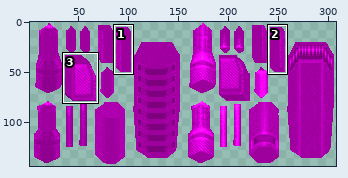
Two states of a sprite sheet, qw/textures/models/g_light_0.png. The picture above shows the old version from afar; the outline marks the close-up.
Close-up. Earlier state:
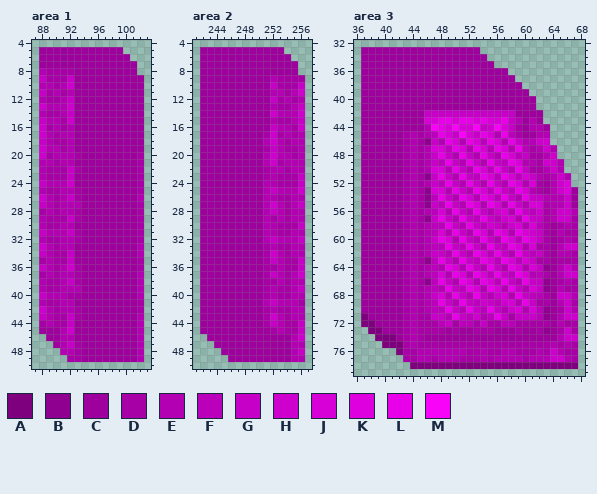
The file is 308x144 pixels. Colours within 5 levels of each other are drawn and written as one. Shown: area 1: x 87..103, y 4..50; area 2: x 241..257, y 4..50; area 3: x 36..68, y 32..79. The wide view leaves out empty margins. The commit also changed other parts of the picture, which this record leaves out.
Palette (. is transparent): A #7f007f  B #900090  C #9d009d  D #a600a6  E #b300b3  F #bb00bb  G #c600c6  H #ce00ce  J #d700d7  K #de00de  L #e801e8  M #f802f8
Pixels before, area 1, first column x 88:
 5 CCCCCCCCCCCC...
 6 CCCCCCCCCCCCC..
 7 CCCCCCCCCCCCCC.
 8 EDDDDCCCCCCCCC.
 9 GDDDGCCCCCCCCCC
10 EEDEHCCCCCCCCCC
11 GDEDECCCCCCCCCC
12 EDDEGCCCCCCCCCC
13 HEEEHCCCCCCCCCC
14 EDDEGCCCCCCCCCC
15 GEEDHCCCCCCCCCC
16 HDEDECCCCCCCCCC
17 HEDEECCCCCCCCCC
18 GEDDECCCCCCCCCC
19 HEEDECCCCCCCCCC
20 HDEEEDCCCCCCCCD
21 EEDEECCCCCCCCCD
22 EDDDGDCCCCCCCCD
23 EDDDGCCCCCCCCCD
24 GEEEHCCCCCCCCCD
25 EDDEEDCCCCCCCCD
26 HEDEGDCCCCCCCCE
27 GEDEEECCCCCCCCD
28 DEDEEDCCCCCCCCD
29 EDDDGDCCCCCCCCD
30 EDDEECCCCCCCCCD
31 GEEEGDCCCCCCCCD
32 EDDEEDCCCCCCCCD
33 HEDEECCCCCCCCCE
34 GEDDGCCCCCCCCCE
35 DEDDGCCCCCCCCCD
36 GEDEHDCCCCCCCCD
37 DEDEEDCCCCCCCCE
38 EDDEGDCCCCCCCCE
39 EDDEEECCCCCCCCE
40 GEEEDDCCCCCCCCE
41 EDDEECCCCCCCCCD
42 HEDEEDCCCCCCCCD
43 GEDDGDCCCCCCCCE
44 DEDDGCCCCCCCCCE
45 CCCEHCCCCCCCCCE
46 .CCEECCCCCCCCCE
47 ..CEGDCCCCCCCCE
48 ...EEDCCCCCCCCE
49 ....DDCCCCCCCCE
Pixels before, area 2, first column x 242:
 5 CCCCCCCCCCCC...
 6 CCCCCCCCCCCCC..
 7 CCCCCCCCCCCCCC.
 8 CCCCCCCCCCCCCC.
 9 CCCCCCCCCCEDDDD
10 CCCCCCCCCCGDDDG
11 CCCCCCCCCCEEDEH
12 CCCCCCCCCCGDEDE
13 CCCCCCCCCCEDDEG
14 CCCCCCCCCCHEEEH
15 CCCCCCCCCCEDDEG
16 CCCCCCCCCCGEEDH
17 CCCCCCCCCDHDEDE
18 CCCCCCCCCEHEDEE
19 CCCCCCCCCDGEDDE
20 CCCCCCCCCEHEEDE
21 CCCCCCCCCEHDEEE
22 CCCCCCCCCDEEDEE
23 CCCCCCCCCDEDDDG
24 CCCCCCCCCEEDDDG
25 CCCCCCCCCEGEEEH
26 CCCCCCCCCEEDDEE
27 CCCCCCCCCEHEDEG
28 CCCCCCCCCEGEDEE
29 CCCCCCCCCEDEDEE
30 CCCCCCCCCEEDDDG
31 CCCCCCCCCEEDDEE
32 CCCCCCCCCEGEEEG
33 CCCCCCCCCDEDDEE
34 CCCCCCCCCDHEDEE
35 CCCCCCCCCDGEDDG
36 CCCCCCCCCDDEDDG
37 CCCCCCCCCDGEDEH
38 CCCCCCCCCDDEDEE
39 CCCCCCCCCDEDDEG
40 CCCCCCCCCDEDDEE
41 CCCCCCCCCEGEEED
42 CCCCCCCCCDEDDEE
43 CCCCCCCCCDHEDEE
44 CCCCCCCCCDGEDDG
45 CCCCCCCCCCDEDDG
46 .CCCCCCCCCCCCEH
47 ..CCCCCCCCCCCEE
48 ...CCCCCCCCCCEG
49 ....CCCCCCCCCEE
Pixels before, area 3, first column x 37:
33 CCCCCCCCCCCCCCCCC..............
34 CCCCCCCCCCCCCCCCCC.............
35 CCCCCCCCCCCCCCCCCCC............
36 CCCCCCCCCCCCCCCCCCCCC..........
37 CCCCCCCCCCCCCCCCCCCCCC.........
38 CCCCCCCCCCCCCCCCCCCCCCC........
39 CCCCCCCCCCCCCCCCCCCCCCCC.......
40 CCCCCCCCCCCCCCCCCCCCCCCCC......
41 CCCCCCCCCCCCCCCCCCCCCCCCC......
42 CCCCCCCCCGGGGGGGGGGGGGCCCC.....
43 CCCCCCCCCJJLLJLLJLJJLGECEC.....
44 CCCCCCCCCEMLJMJJMGHMJGDCEEC....
45 CCCCCCDEDEFLJGMJGLJELFDCCEE....
46 CCCCCCDEDBGELJELJFLJELGEEHH....
47 CCCCCCDEDEJJFLJELJELJELFDEHE...
48 CCCCCCDEDEGLGELGELGELJFGDDEH...
49 CCCCCCDEDEGFLGELGELGFLJEEDHHE..
50 CCCCCCDEDEJJELGELJFLGELGDDEHE..
51 CCCCCCDEDBGLGELGFLJFLJFJGEDEHE.
52 CCCCCCDEDEGFLGELGELGELJEJDCEHK.
53 CCCCCCDEDBJJELGELJFLGFLJEDCEHKC
54 CCCCCCDEDBFLGELJELJFLGELGGEEEHC
55 CCCCCCDEDBGFLGELJELJELGEJJDEEHC
56 CCCCCCDEDEFJELGELGEHJELGFHDEHHE
57 CCCCCCDEDBGLGELGFLGFHJELGGDEHHD
58 CCCCCCDEDEFFLGELGFHGEHJEJFDCDED
59 CCCCCCDEDEFJELGELJELJELJHGDCEDD
60 CCCCCCDEDEGLJELGELGELJFLJGDCDED
61 CCCCCCDEDEFFLGFLGELGFLJEJDDCEHH
62 CCCCCCDEDEGGELGELJFLGELGFGDCEED
63 CCCCCCDEDBFLGELGFLJFLJFJGDDCDDD
64 CCCCCCDEDEFELJELGELGELJEJGBCEHE
65 CCCCCCDEDEFJELJELJFLGFLJEFDCEHH
66 CCCCCCDEDBFLGELJELJFLGELGGBCDED
67 CCCCCCDEDEFELGFLJELJELGEJGBCEDD
68 CCCCCCDEDEGJELGELGEHJELGFFDCHHE
69 CCCCCCDEDEFLGELGFHGFHJELGDDCEHD
70 CCCCCCDEDEFFLGELGFLGEHJEJFBCDHE
71 ACCCCCDEDDGGELGFHEFLGDGGGFBCEHH
72 AACCCCDEDDDFGDFFDGDDFFDDDDDCEDD
73 .AACCCDEDDDDCDCCDDDCCCDCCDBCDHD
74 ..AAACDEDCCCCCCCCCCCCCCCCCCCEHH
75 ...AAADEDDDDDDDDDDDDDDDDDDDEDED
76 .....ADDEEEEEEEDDEDDEEDDDEDHEDD
77 ......DDEEDEEEDDDEDEEEEDEEEHHED
78 .......AAAAAAAAAAAAAAAAAAAAAAAA
New version:
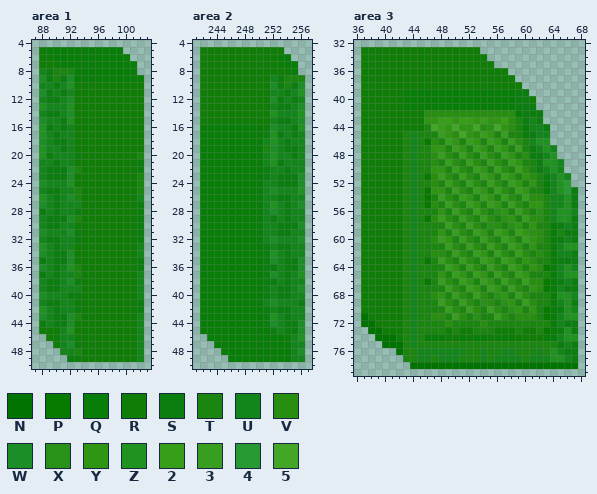
Colours new in this view: N #007300  P #077a00  Q #077e07  R #0f7e07  S #0b7e0f  T #1b860f  U #13861b  V #278e0f  W #1b8e27  X #279217  Y #2f9613  Z #1f921f  2 #379e17  3 #379e1f  4 #279a33  5 #43a627
Difference:
Changed rows in their new state; - is an unchanged pixel.
Area 1:
first column x 88:
 5 RQQQQQQQQQQQ---
 6 RRQQQQQQQQQQQ--
 7 RRRQQQQQQQQQQQ-
 8 USTTTQQQQQQQQQ-
 9 WSTSWQQQQQQQQQQ
10 UUSUZRRRRRRRRRR
11 WSUSURRRRRRRRRR
12 USSUWRRRRRRRRRR
13 ZUUUZRRRRRRRRRR
14 USSUWRRRRRRRRRR
15 WUUSZRRRRRRRRRR
16 ZSUSURRRRRRRRRR
17 ZUSUURRRRRRRRRR
18 WUSSURRRRRRRRRR
19 ZUUSURRRRRRRRRR
20 ZSUUUSRRRRRRRRT
21 UUSUURRRRRRRRRS
22 USSSWTRRRRRRRRS
23 USSSWRRRRRRRRRT
24 WUUUZRRRRRRRRRT
25 USSUUTRRRRRRRRT
26 ZUSUWTRRRRRRRRU
27 WUSUUURRRRRRRRS
28 SUSUUSRRRRRRRRS
29 USSSWTRRRRRRRRS
30 USSUURRRRRRRRRS
31 WUUUWSRRRRRRRRS
32 USSUUSRRRRRRRRS
33 ZUSUURRRRRRRRRU
34 WUSSWRRRRRRRRRU
35 SUSSWRRRRRRRRRS
36 WUSUZTRRRRRRRRS
37 SUSUUTRRRRRRRRU
38 USSUWSRRRRRRRRU
39 USSUUURRRRRRRRU
40 WUUUSSRRRRRRRRU
41 USSUURRRRRRRRRS
42 ZUSUUSRRRRRRRRS
43 WUSSWTRRRRRRRRU
44 SUSSWRRRRRRRRRU
45 RRRUZRRRRRRRRRU
46 -RRUURRRRRRRRRU
47 --RUWSRRRRRRRRU
48 ---UUTRRRRRRRRU
49 ----SSRRRRRRRRU
Area 2:
first column x 242:
 5 RRRRRRRRRRRR---
 6 RRRRRRRRRRRQQ--
 7 RRRRRRRRRRRRQQ-
 8 RRRRRRRRRRRRRQ-
 9 RRRRRRRRRRUSTTT
10 RRRRRRRRRRWSTSW
11 RRRRRRRRRRUUSUZ
12 RRRRRRRRRRWSUSU
13 RRRRRRRRRRUSSUW
14 RRRRRRRRRRZUUUZ
15 RRRRRRRRRRUSSUW
16 QQQQQQQQQRWUUSZ
17 QQQQQQQQQSZSUSU
18 QQQQQQQQQUZUSUU
19 QQQQQQQQQTWUSSU
20 QQQQQQQQQUZUUSU
21 QQQQQQQQQUZSUUU
22 QQQQQQQQQSUUSUU
23 QQQQQQQQQSUSSSW
24 QQQQQQQQQUUSSSW
25 QQQQQQQQQUWUUUZ
26 QQQQQQQQQUUSSUU
27 QQQQQQQQQUZUSUW
28 QQQQQQQQQUWUSUU
29 QQQQQQQQQUSUSUU
30 QQQQQQQQQUUSSSW
31 QQQQQQQQQUUSSUU
32 QQQQQQQQQUWUUUW
33 QQQQQQQQQSUSSUU
34 QQQQQQQQQSZUSUU
35 QQQQQQQQQSWUSSW
36 QQQQQQQQQSSUSSW
37 QQQQQQQQQSWUSUZ
38 QQQQQQQQQSSUSUU
39 QQQQQQQQQSUSSUW
40 QQQQQQQQQSUSSUU
41 QQQQQQQQQUWUUUS
42 QQQQQQQQQSUSSUU
43 QQQQQQQQQSZUSUU
44 QQQQQQQQQSWUSSW
45 QQQQQQQQQQSUSSW
46 -QQQQQQQQQQQRUZ
47 --QQQQQQQQQQQUU
48 ---QQQQQQQQQQUW
49 ----QQQQQQQQQUU
Area 3:
first column x 37:
33 RRRRRRRRRRRRRRRRR--------------
34 RRRRRRRRRRRRRRRRRR-------------
35 RRRRRRRRRRRRRRRRRRR------------
36 RRRRRRRRRRRRRRRRRRRRR----------
37 RRRRRRRRRRRRRRRRRRRRRR---------
38 RRRRRRRRRRRRRRRRRRRRRRR--------
39 RRRRRRQQQQQQQQQQQQQQQQSS-------
40 RRRRRRQQQQQQQQQQQQQQQQSSR------
41 RRRRRRQQQQQQQQQQQQQQQQSSS------
42 RRRRRRRRRVVVVVVVVVVVVVQSSS-----
43 RRRRRRRRRYY22Y22Y2YY2VTSUS-----
44 RRRRRRRRRT52Y5YY5VX5YVTQUUS----
45 RRRRRRTUTTT3YV5YV3YT3TTQSUU----
46 RRRRRRTUTPVT3YT3YT3YT3VTUZZ----
47 RRRRRRTUTTYYT3YT3YT3YT3TSUZU---
48 RRRRRRTUTTV3VT3VT3VT3YTVSSUZ---
49 RRRRRRTUTTVT3VT3VT3VT3YTTSZZU--
50 RRRRRRTUTTYYT3VT3YT3VT3VTSUZU--
51 RRRRRRTUTPV3VT3VT3YT3YTYVTSUZU-
52 RRRRRRTUTTVT3VT3VT3VT3YTYTQUZ4-
53 RRRRRRTUTPYYT3VT3YT3VT3YTTQUZ4S
54 RRRRRRTUTPT3VT3YT3YT3VT3VVTUUZS
55 RRRRRRTUTPVT3VT3YT3YT3VTYYTUUZS
56 RRRRRRTUTTTYT3VT3VTXYT3VTXTUZZU
57 RRRRRRTUTPV3VT3VT3VTXYT3VVTUZZS
58 RRRRRRTUTTTT3VT3VTXVTXYTYTTQSUS
59 RRRRRRTUTTTYT3VT3YT3YT3YXVTQTSS
60 RRRRRRTUTTV3YT3VT3VT3YT3YVTQSUS
61 RRRRRRTUTTTT3VT3VT3VT3YTYTTQUZZ
62 RRRRRRTUTTVVT3VT3YT3VT3VTVTQUUS
63 RRRRRRTUTPT3VT3VT3YT3YTYVTTQSSS
64 RRRRRRTUTTTT3YT3VT3VT3YTYVPQUZU
65 RRRRRRTUTTTYT3YT3YT3VT3YTTTQUZZ
66 RRRRRRTUTPT3VT3YT3YT3VT3VVPQSUS
67 RRRRRRTUTTTT3VT3YT3YT3VTYVPQUSS
68 RRRRRRTUTTVYT3VT3VTXYT3VTTTQZZU
69 RRRRRRTUTTT3VT3VTXVTXYT3VTTQUZS
70 RRRRRRTUTTTT3VT3VT3VTXYTYTPQSZU
71 NRRRRRTUTTVVT3VTXTT3VTVVVTPQUZZ
72 NNRRRRTUTTTTVTTTTVTTTTTTTTTQUSS
73 -NNRRRTUTTTTRTRRTTTRRRTRRTPQSZS
74 --NNNRTUTQQQRRQRQQRRQQRRRRQQUZZ
75 ---NNNTUTTTTTTTTTTTTTTTTTTTTSUS
76 -----NTTUUUUUUUTTUTTUUTTTUTZUSS
77 ------TTUUTUUUTTTUTUUUUTUUUZZUS
78 -------NNNNNNNNNNNNNNNNNNNNNNNN
